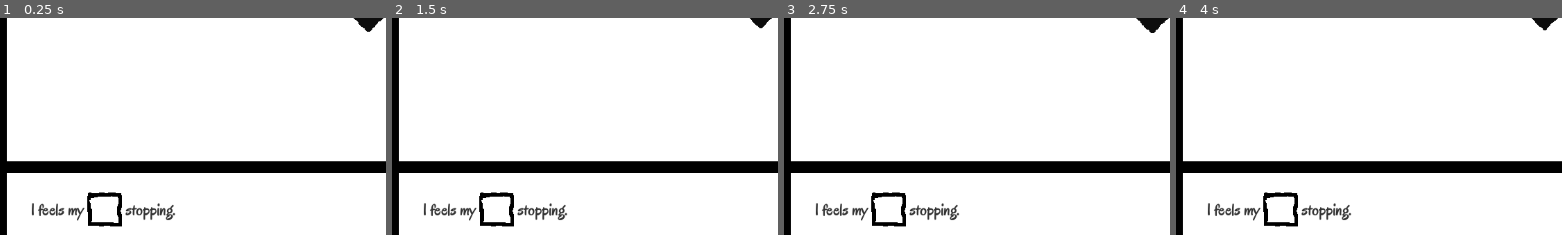
Above: before the commit, frames 1-4 (left to right).
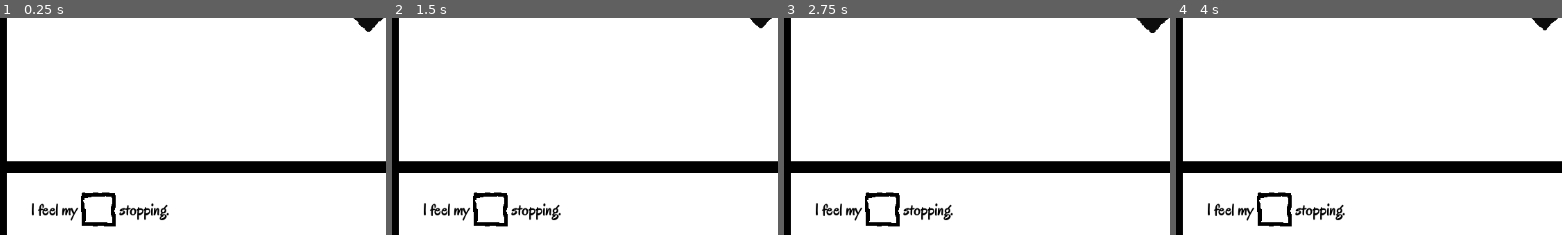
Above: after the commit, the same moments.

Repository: nqpz/ngj-2026
Game: Godot game, scene res://node_2d.tscn
The game is run twice, just before and just after one commit, with the same random seed, the same clock (stepped at 60 frames per second) and the same inputs.
Inputs:
- Up to frame 1 (0.25 s): no input
- Up to frame 2 (1.5 s): no input
- Up to frame 3 (2.75 s): no input
- Up to frame 4 (4 s): no input
The pictures show only the part of the screen within x 0-50%, y 47-97%; the shares and areas given below are measured in that part.

The runs differ from the first frame. In frame 1, 1.6% of the frame differs, in the area x 8-46%, y 80-97%; in frame 2, 1.6%; in frame 3, 1.6%; in frame 4, 1.6%.

Commit message:
Epilog fades out

Diff:
--- a/PromptParts/prompt_part.gd
+++ b/PromptParts/prompt_part.gd
@@ -11,7 +11,7 @@
 	font.set_embolden(0, 0.4)
 	label.push_font(font)
 	label.push_font_size(24)
-	label.push_color(Color(0.2, 0.2, 0.2))
+	label.push_color(Color.BLACK)
 	label.add_text(string)
 	label.autowrap_mode = TextServer.AUTOWRAP_OFF
 	label.fit_content = true
--- a/background.gd
+++ b/background.gd
@@ -2,6 +2,7 @@
 extends Polygon2D
 
 @export var prompt: Prompt
+@export var prompt_animation_player: AnimationPlayer
 
 # Should be between 1 and 10
 static var greyness_level: int = 20
@@ -16,6 +17,7 @@
 	if greyness_level == 0:
 		get_node("../Background/FadeOutTimer").stop()
 		prompt.show_text_from_file(Prompt.epilogue_file_name)
+		prompt_animation_player.play("die")
 
 func update_color() -> void:
 	var color_val := 0.05*float(greyness_level)
--- a/node_2d.tscn
+++ b/node_2d.tscn
@@ -13,19 +13,60 @@
 [ext_resource type="Texture2D" uid="uid://ckt2v0msl4hxd" path="res://Drawings/sitting.png" id="10_ir8iy"]
 [ext_resource type="Texture2D" uid="uid://g48kf70tj4un" path="res://Drawings/propeller_hat_person.png" id="12_x0ka3"]
 
+[sub_resource type="Animation" id="Animation_x0ka3"]
+length = 0.001
+tracks/0/type = "value"
+tracks/0/imported = false
+tracks/0/enabled = true
+tracks/0/path = NodePath(".:color")
+tracks/0/interp = 1
+tracks/0/loop_wrap = true
+tracks/0/keys = {
+"times": PackedFloat32Array(0),
+"transitions": PackedFloat32Array(1),
+"update": 0,
+"values": [Color(1, 1, 1, 1)]
+}
+
+[sub_resource type="Animation" id="Animation_0h7mo"]
+resource_name = "die"
+length = 5.0
+tracks/0/type = "value"
+tracks/0/imported = false
+tracks/0/enabled = true
+tracks/0/path = NodePath(".:color")
+tracks/0/interp = 1
+tracks/0/loop_wrap = true
+tracks/0/keys = {
+"times": PackedFloat32Array(0.033333335, 2.5, 5),
+"transitions": PackedFloat32Array(1, 1, 0.20306315),
+"update": 0,
+"values": [Color(1, 1, 1, 1), Color(1, 1, 1, 1), Color(0, 0, 0, 1)]
+}
+
+[sub_resource type="AnimationLibrary" id="AnimationLibrary_nr8wp"]
+_data = {
+&"RESET": SubResource("Animation_x0ka3"),
+&"die": SubResource("Animation_0h7mo")
+}
+
 [node name="Node2D" type="Node2D" unique_id=1876203803]
 
-[node name="Background" type="Polygon2D" parent="." unique_id=2086192896 node_paths=PackedStringArray("prompt")]
+[node name="Background" type="Polygon2D" parent="." unique_id=2086192896 node_paths=PackedStringArray("prompt", "prompt_animation_player")]
 position = Vector2(20, 20)
 polygon = PackedVector2Array(10, 10, 1105, 10, 1105, 500, 573, 500, 10, 500, 10, 500)
 script = ExtResource("1_wtcfe")
 prompt = NodePath("../Prompt2")
+prompt_animation_player = NodePath("../Prompt/AnimationPlayer")
 
 [node name="FadeOutTimer" type="Timer" parent="Background" unique_id=627069753]
 
 [node name="Prompt" type="Polygon2D" parent="." unique_id=2080488018]
 position = Vector2(30, 537)
 polygon = PackedVector2Array(0, 0, 1095, 0, 1095, 105, 548.818, 105, 0, 105, 0, 105)
+
+[node name="AnimationPlayer" type="AnimationPlayer" parent="Prompt" unique_id=1583263197]
+libraries/ = SubResource("AnimationLibrary_nr8wp")
 
 [node name="Prompt2" parent="." unique_id=1403518388 node_paths=PackedStringArray("drawings", "tutorial_things") instance=ExtResource("3_epypp")]
 position = Vector2(64, 574)
--- a/prompt.gd
+++ b/prompt.gd
@@ -25,7 +25,7 @@
 func _show_tutorial():
 	print("hiding")
 	drawings.hide()
-	_render_prompt("I feels my [] stopping.")
+	_render_prompt("I feel my [] stopping.")
 
 func _show_real_scene():
 	drawings.show()
